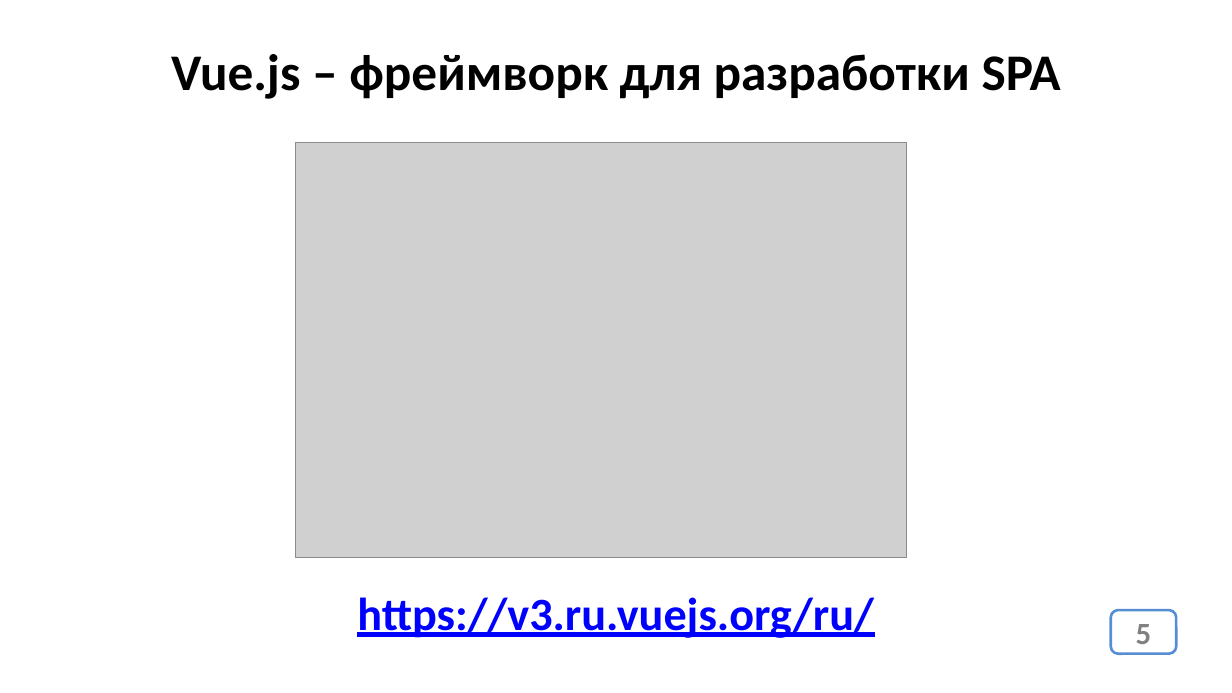
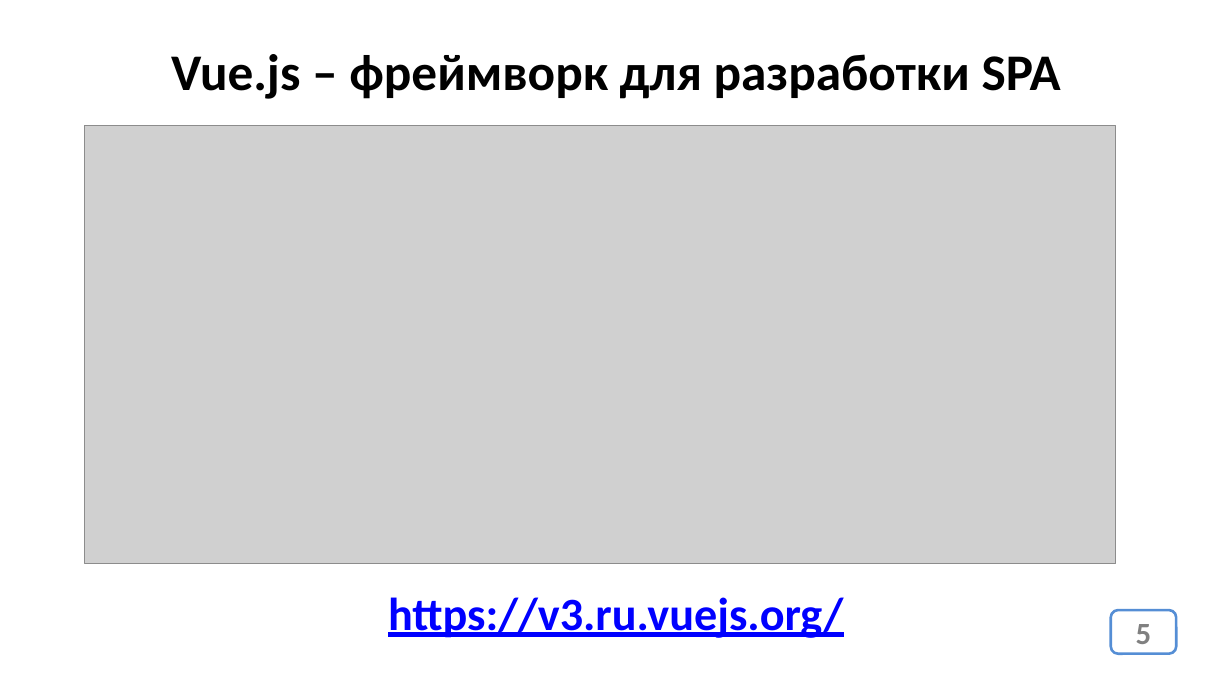
Before and after one commit to js-14-ort-dnipro/lesson08, a slide deck: slide 5 of lesson08.pptx. Drawn at 1232x693 pixels with LibreOffice and Linux fonts; fonts in the diff are those of the drawing; grey boxes stand for pictures. Boxes give left, top, right and bottom in pixels: in the first picture for what was removed or moved away, otherwise in the second. Text is boxed around its words. In the diff, an @@ line names an element or a change of style, - is before the commit and + after.

```diff
--- a/lesson08.pptx
+++ b/lesson08.pptx
@@ picture: place and size @@
-picture at (296, 143, 907, 558)
+picture at (85, 125, 1116, 564)
@@ text at (388, 597, 843, 638): text changed @@
-https://v3.ru.vuejs.org/ru/
+https://v3.ru.vuejs.org/
```
Also in this commit, not shown: 3 other slides changed, 1 slide added, 4 slides removed, 1 other file.
